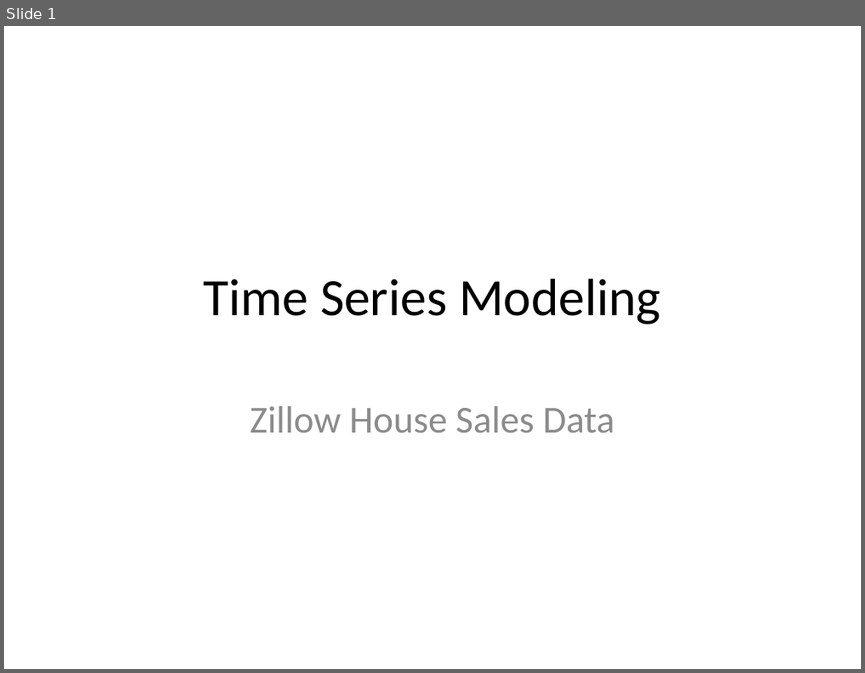
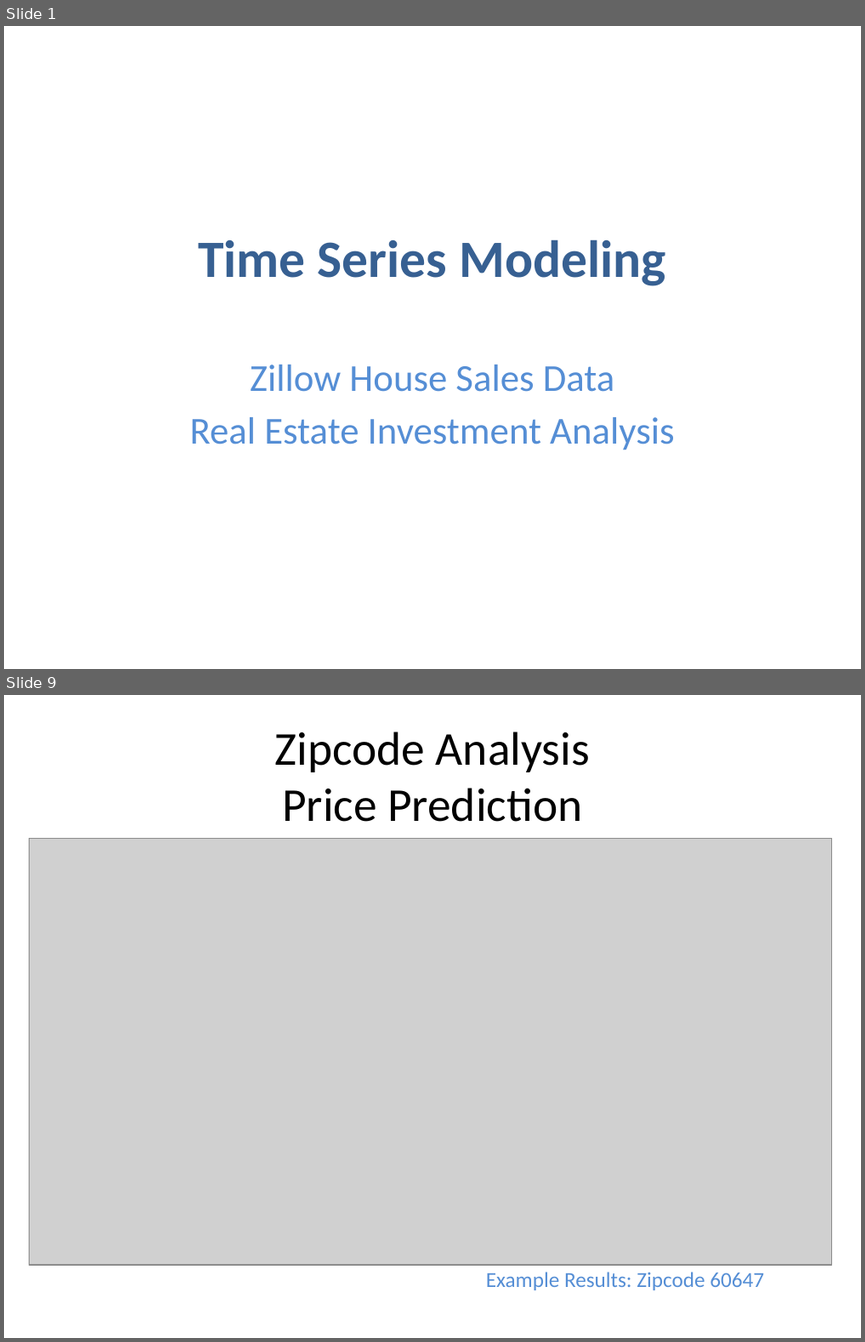
Before and after one commit to Sue-Mir/Module4_Project_Time_Series_Modelling, a slide deck: time-series/Project4_NonTechnicalPresentation.pptx. Shown one above the other, each under a label of ours: slide 1 before the commit, slides 1 and 9 after it; the slides between them are not shown. The pictures are 865x673 and 865x1342 pixels, drawn with LibreOffice and Linux fonts; fonts in the diff are those of the drawing; grey boxes stand for pictures. Boxes give left, top, right and bottom in pixels: in the first picture for what was removed or moved away, otherwise in the second. Text is boxed around its words. In the diff, an @@ line names an element or a change of style, - is before the commit and + after.

```diff
--- a/time-series/Project4_NonTechnicalPresentation.pptx
+++ b/time-series/Project4_NonTechnicalPresentation.pptx
@@ slide 9 added at [4,695,861,1338], background #FFFFFF @@
@@ title added at [275,732,590,822], 39.6 pt, text #000000 @@
+Zipcode Analysis
+Price Prediction
@@ picture added at [29,838,832,1265] @@
@@ text added at [486,1271,764,1290], 18 pt, text #558ED5 @@
+Example Results: Zipcode 60647
@@ slide 1 changed as well @@
@@ title "Time Series Modeling": place and size @@
-title "Time Series Modeling" at [203,278,661,324]
+title "Time Series Modeling" at [198,239,665,286]
@@ title "Time Series Modeling" at [198,239,665,286]: text colour #000000 to #376092, bold on @@
@@ subtitle "Zillow House Sales Data": place and size @@
-subtitle "Zillow House Sales Data" at [250,406,615,432]
+subtitle "Zillow House Sales Data" at [190,364,674,449]
@@ subtitle at [250,364,615,392]: text colour #8C8C8C to #558ED5 in "Zillow House Sales Data" @@
@@ subtitle at [190,417,674,449]: paragraph added @@
+Real Estate Investment Analysis
```
Also in this commit, not shown: 12 other slides added, 1 slide removed.
